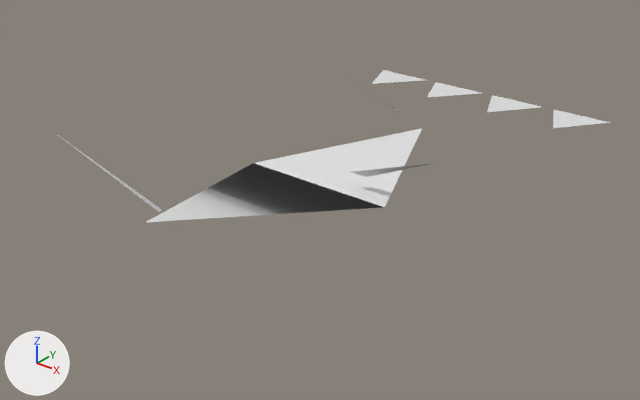
A saved change to the OBJ model GameData/Meshes/Designs/voidborn/voidborn_support_storm_60.obj.
Rendered twice from a 50 mm lens placed at (5.94, -7.34, 4.36), pointed at (0.1, -0.04, -0.16). Lighting does not change. The marker at lower left points along +X, +Y and +Z. The older version comes first. Where no turn or scale is listed for an object, it has been applied to the vertices. Vertices at exactly the same position are counted once.

The first picture shows 'voidborn_support_storm_60'.
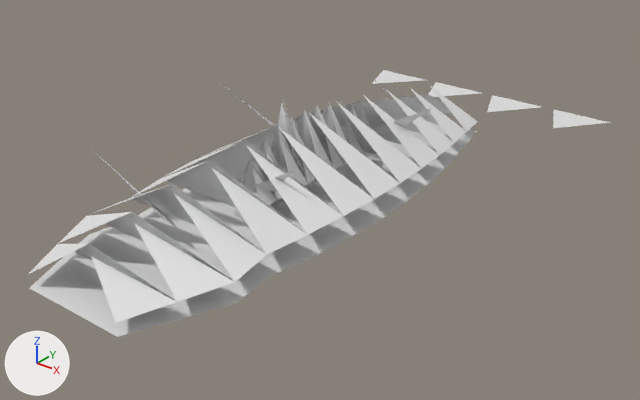
Boxes [x1, y1, x2, y2] around the edits, measured in the pictures (640 x 400 px):
'voidborn_support_storm_60', reshaped (75% taller): before [51, 70, 611, 222]; after [27, 70, 611, 337]
part 1 of me_voidborn_support_storm_60, rebuilt (64% wider, 151% taller): before [147, 128, 422, 222]; after [27, 86, 478, 323]
part 2 of me_voidborn_support_storm_60, deleted: before [51, 130, 162, 212]
part 3 of me_voidborn_support_storm_60, deleted: before [351, 163, 434, 177]
part 4 of me_voidborn_support_storm_60, added: after [30, 71, 477, 337]

Edits to the bpy script that builds the scene:
```text
Change me_voidborn_support_storm_60:
    used by ob_voidborn_support_storm_60; location = (0.0, 0.0, 0.0)
    remove me_voidborn_support_storm_60.from_pydata(...)  # 25 vertices, 9 faces; spans x -2.08..1.9, y -2.56..4.1, z 0.0..0.83
    add me_voidborn_support_storm_60.from_pydata(...)  # 206 vertices, 154 faces; spans x -1.9..1.9, y -3.48..4.1, z 0.0..1.28
    me_voidborn_support_storm_60 part 1: the loose piece of 4 vertices spanning x -0.99..0.99, y -2.56..2.3, z 0.0..0.52 is rebuilt with 50 vertices and now spans x -1.13..1.13, y -3.48..2.66, z 0.14..0.93
    me_voidborn_support_storm_60 part 2: the loose piece of 3 vertices spanning x -2.08..-0.52, y -2.08..-1.77, z 0.14..0.83 is deleted
    me_voidborn_support_storm_60 part 3: the loose piece of 3 vertices spanning x 0.41..1.66, y -0.04..0.28, z 0.14..0.73 is deleted
    me_voidborn_support_storm_60 part 4
    124 vertices are added at x -1.34..1.13, y -3.48..2.66, z 0.0..1.28
    14 new vertices lie (0.42, 0.0, 0.0) away from vertices in x -0.21, y -1.18..0.98, z 0.0..0.38
    6 new vertices lie (0.7, 0.0, 0.0) away from vertices in x -0.35, y -0.32..0.12, z 0.0..0.32
    114 new faces join them
    other edits to the shape of me_voidborn_support_storm_60 do not show in these pictures
```
